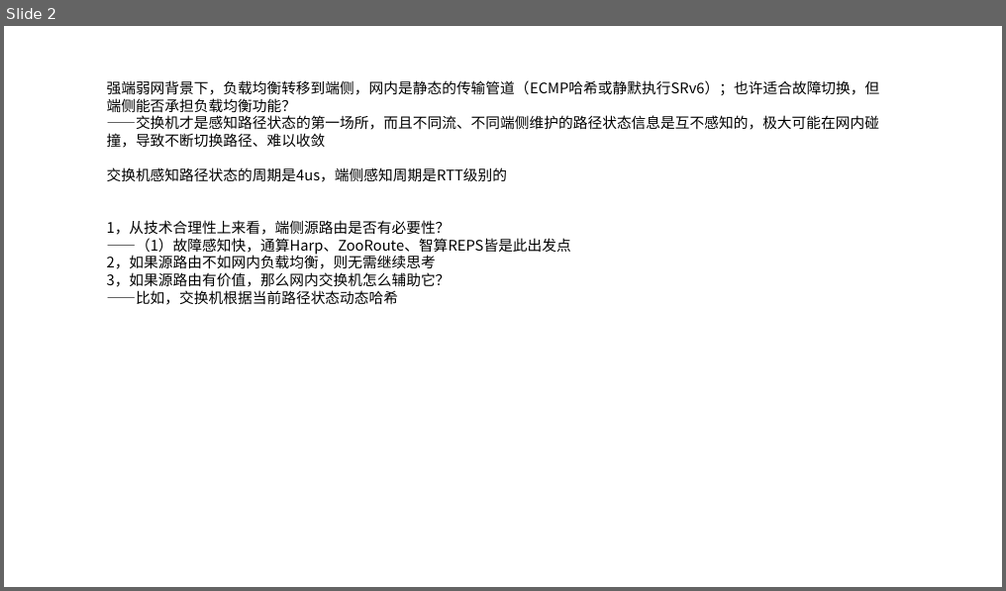
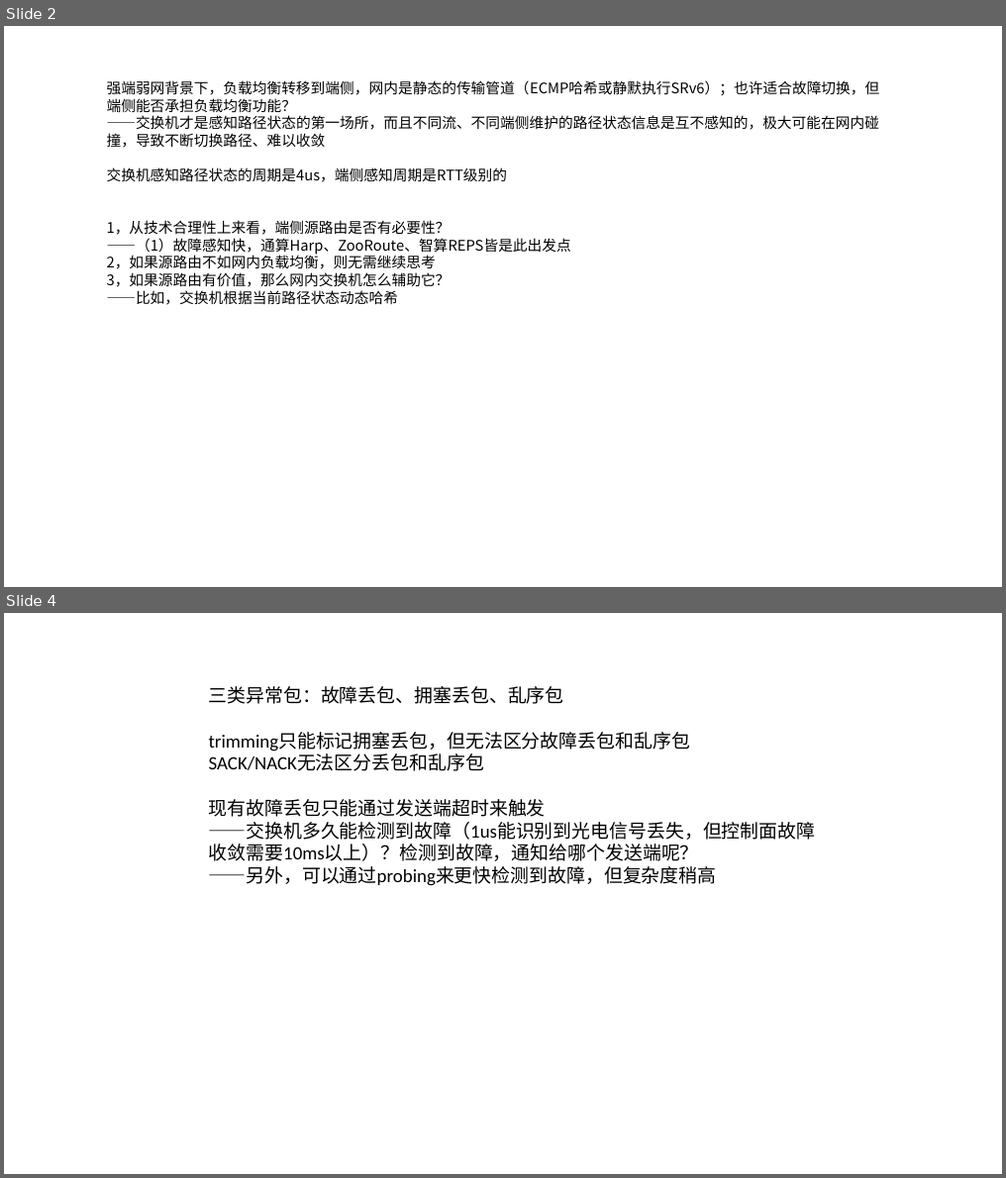
Before and after one commit to dxl041/Academics, a slide deck: Comparison/总结.pptx. Shown one above the other, each under a label of ours: slide 2 before the commit, slides 2 and 4 after it; the slides between them are not shown. The pictures are 1006x591 and 1006x1178 pixels, drawn with LibreOffice and Linux fonts; fonts in the diff are those of the drawing. Boxes give left, top, right and bottom in pixels: in the first picture for what was removed or moved away, otherwise in the second. Text is boxed around its words. In the diff, an @@ line names an element or a change of style, - is before the commit and + after.

```diff
--- a/Comparison/总结.pptx
+++ b/Comparison/总结.pptx
@@ slide 4 added at bbox=[4, 613, 1002, 1174], background #FFFFFF @@
@@ text added at bbox=[209, 686, 816, 886], 18 pt, text #000000 @@
+三类异常包：故障丢包、拥塞丢包、乱序包
+trimming只能标记拥塞丢包，但无法区分故障丢包和乱序包
+SACK/NACK无法区分丢包和乱序包
+现有故障丢包只能通过发送端超时来触发
+——交换机多久能检测到故障（1us能识别到光电信号丢失，但控制面故障收敛需要10ms以上）？检测到故障，通知给哪个发送端呢？
+——另外，可以通过probing来更快检测到故障，但复杂度稍高
```
Also in this commit, not shown: 1 other slide added, 1 other file.
